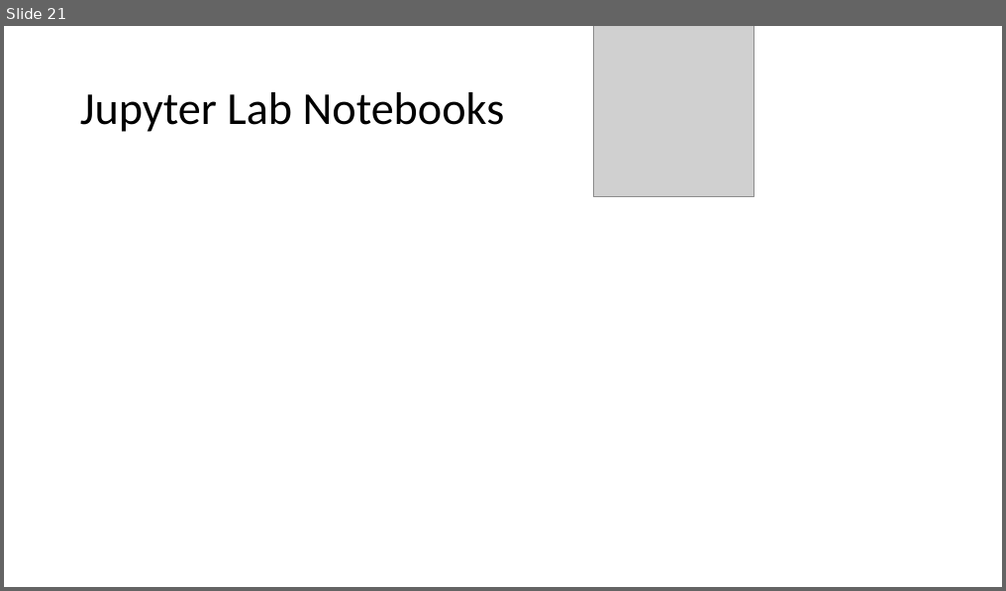
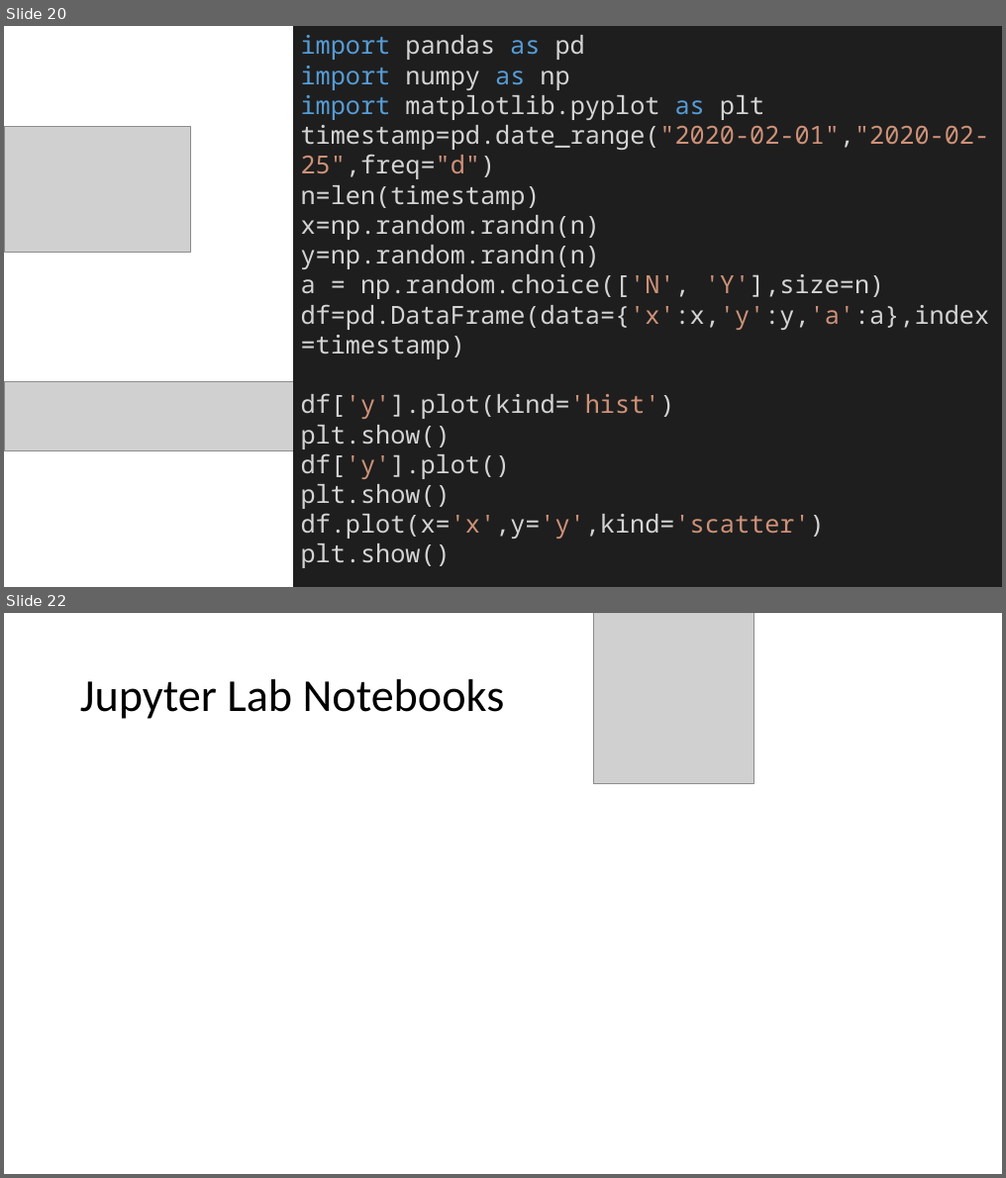
Before and after one commit to mathphysmx/teaching-ml, a slide deck: slides/01_softwareTutorial.pptx. Shown one above the other, each under a label of ours: slide 21 before the commit, slides 20 and 22 after it; the slides between them are not shown. The pictures are 1006x591 and 1006x1178 pixels, drawn with LibreOffice and Linux fonts; fonts in the diff are those of the drawing; grey boxes stand for pictures. Boxes give left, top, right and bottom in pixels: in the first picture for what was removed or moved away, otherwise in the second. Text is boxed around its words. In the diff, an @@ line names an element or a change of style, - is before the commit and + after.

```diff
--- a/slides/01_softwareTutorial.pptx
+++ b/slides/01_softwareTutorial.pptx
@@ slide 20 added at bbox=[4, 26, 1002, 587], background #FFFFFF @@
@@ rectangle added at bbox=[293, 26, 1002, 587], fill #1E1E1E, 24 pt, text #D4D4D4 @@
+import pandas as pd
+import numpy as np
+import matplotlib.pyplot as plt
+timestamp=pd.date_range("2020-02-01","2020-02-25",freq="d")
+n=len(timestamp)
+x=np.random.randn(n)
+y=np.random.randn(n)
+a = np.random.choice(['N', 'Y'],size=n)
+df=pd.DataFrame(data={'x':x,'y':y,'a':a},index=timestamp)
+df['y'].plot(kind='hist')
+plt.show()
+df['y'].plot()
+plt.show()
+df.plot(x='x',y='y',kind='scatter')
+plt.show()
@@ picture added at bbox=[4, 126, 190, 252] @@
@@ picture added at bbox=[4, 382, 293, 452] @@
@@ what was slide 21 is now slide 22 @@
```
Also in this commit, not shown: 2 slides changed, 17 other files.
